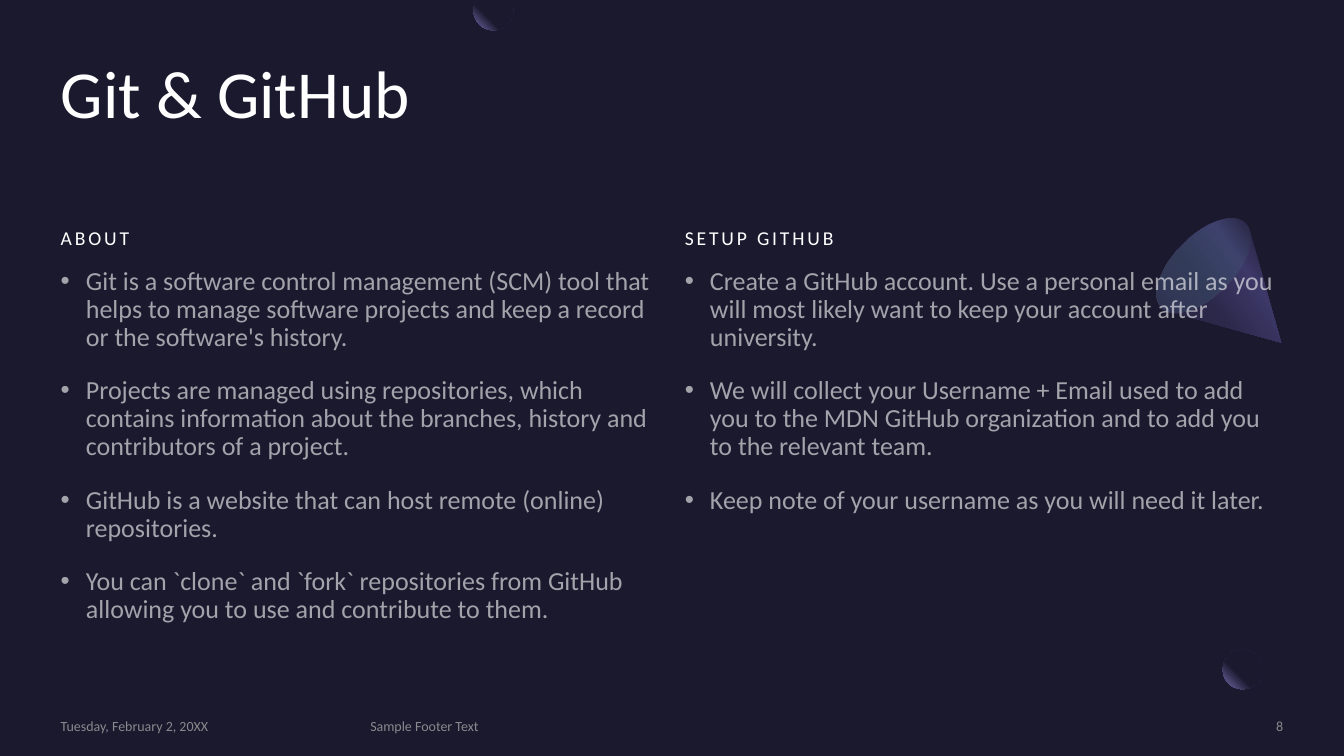
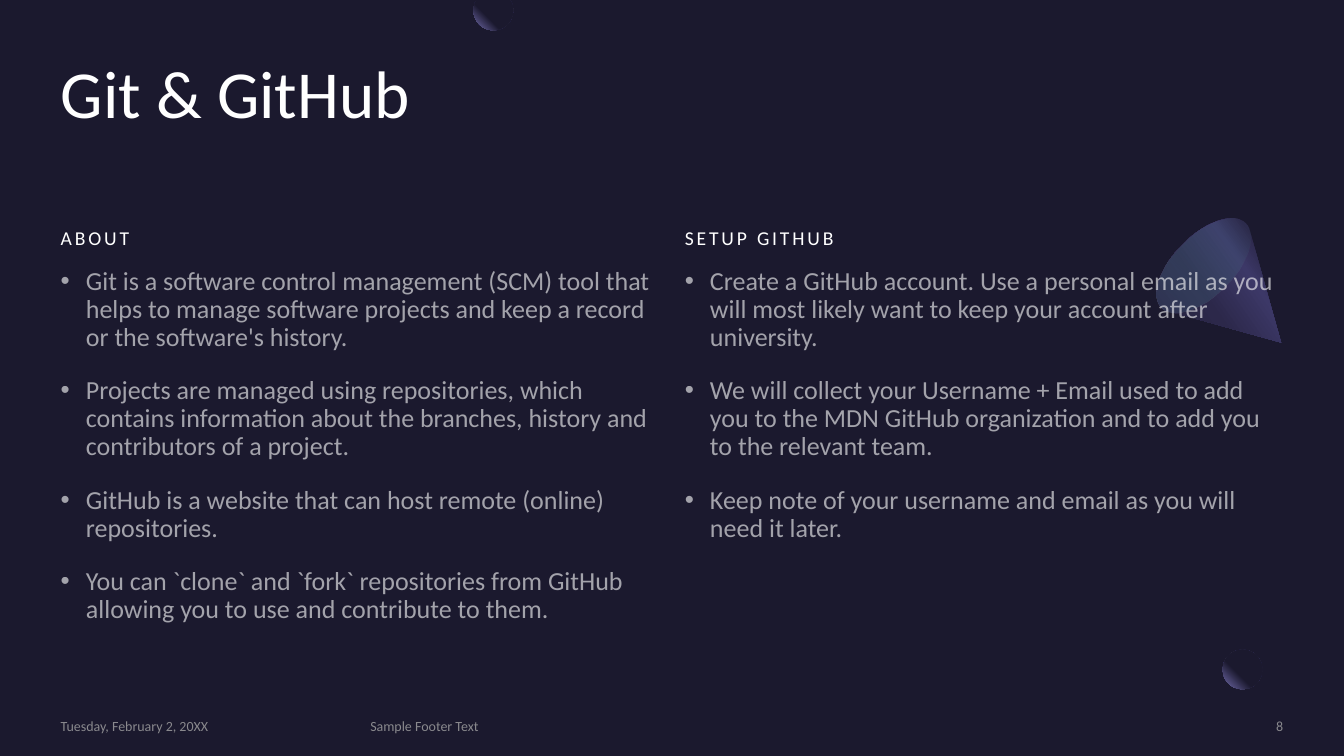
Before and after one commit to MonashDeepNeuron/HPP, a slide deck: slide 8 of content/week0/slides/week0.pptx. Drawn at 1344x756 pixels with LibreOffice and Linux fonts; fonts in the diff are those of the drawing. Boxes give left, top, right and bottom in pixels: in the first picture for what was removed or moved away, otherwise in the second. Text is boxed around its words. In the diff, an @@ line names an element or a change of style, - is before the commit and + after.

```diff
--- a/content/week0/slides/week0.pptx
+++ b/content/week0/slides/week0.pptx
@@ text at [710,491,1235,537]: text changed @@
-• Keep note of your username as you will need it later.
+• Keep note of your username and email as you will need it later.
```
Also in this commit, not shown: 6 other slides changed, 3 slides added, 1 other file.
